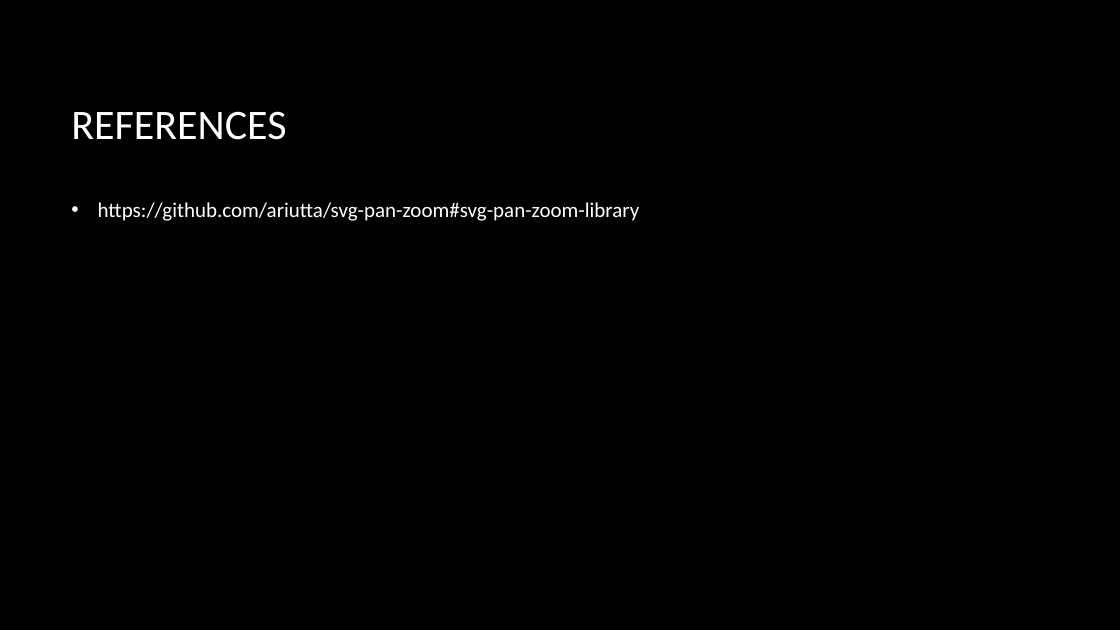
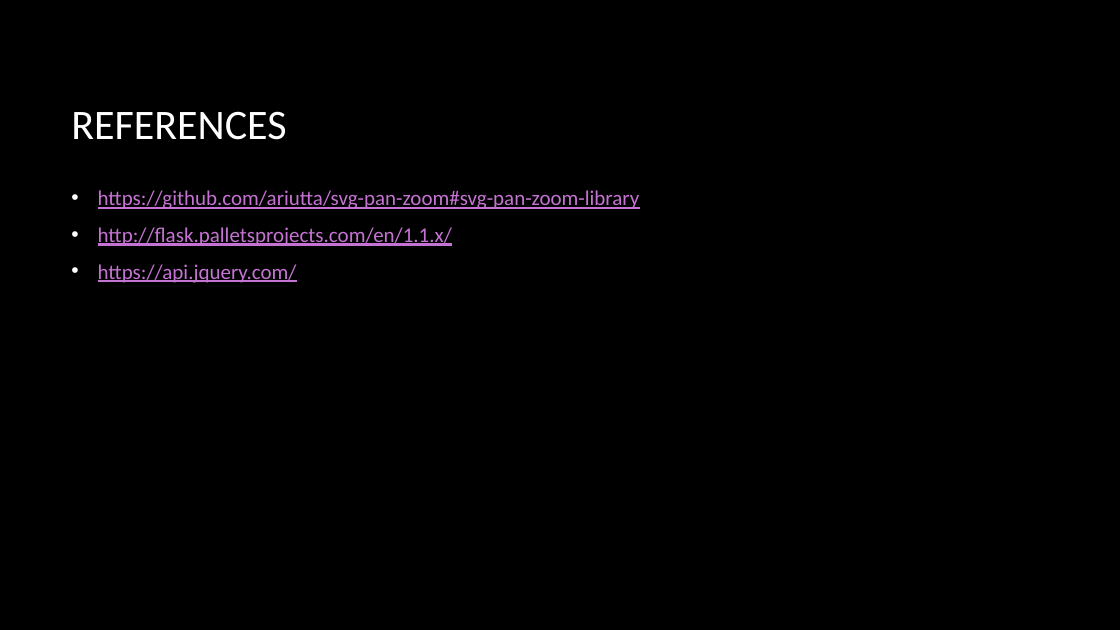
Before and after one commit to MohamedElatroush/DEFTOSVG, a slide deck: slide 6 of MS1 - DD2.pptx. Drawn at 1120x630 pixels with LibreOffice and Linux fonts; fonts in the diff are those of the drawing; background and template pictures are left out. Boxes give left, top, right and bottom in pixels: in the first picture for what was removed or moved away, otherwise in the second. Text is boxed around its words. In the diff, an @@ line names an element or a change of style, - is before the commit and + after.

```diff
--- a/MS1 - DD2.pptx
+++ b/MS1 - DD2.pptx
@@ text "https://github.com/ariutta/svg-pan-zoom#svg-pan-zoom-library": place and size @@
-text "https://github.com/ariutta/svg-pan-zoom#svg-pan-zoom-library" at (98,202,640,221)
+text "https://github.com/ariutta/svg-pan-zoom#svg-pan-zoom-library" at (98,190,640,283)
@@ text at (98,190,640,209): text colour #FFFFFF to #C573D2, underline on in "https://github.com/ariutta/svg-pan-zoom#svg-pan-zoom-library" @@
@@ text at (98,227,452,283): paragraphs added @@
+• http://flask.palletsprojects.com/en/1.1.x/
+• https://api.jquery.com/
```
